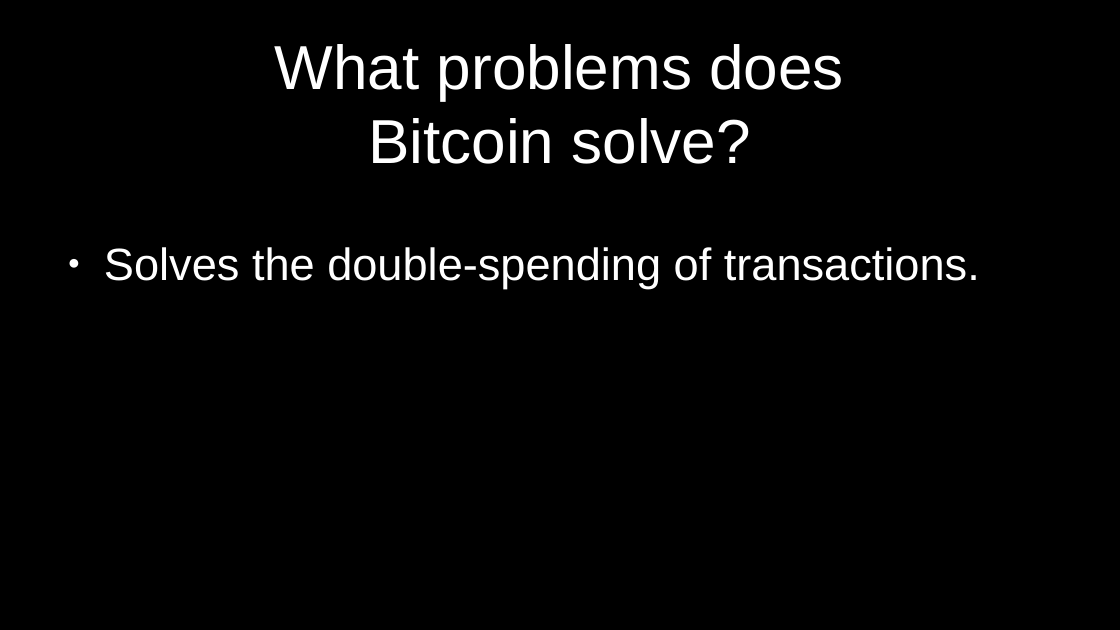
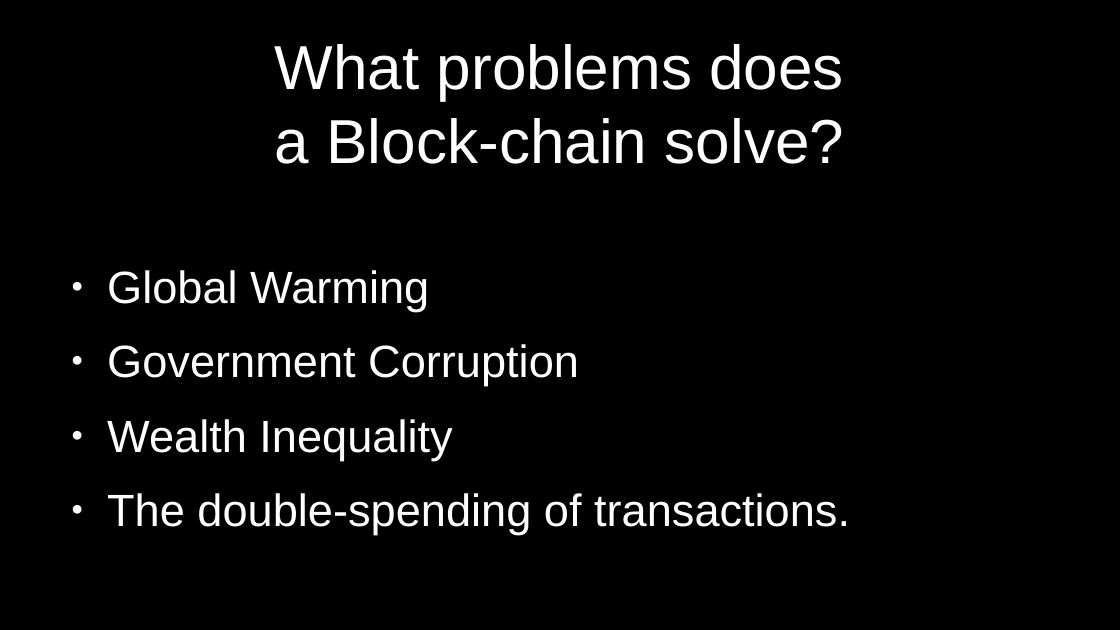
Before and after one commit to cmdruid/bitcoin-programming, a slide deck: slide 4 of slides/bitcoin-whitepaper-review.odp. Drawn at 1120x630 pixels with LibreOffice and Linux fonts; fonts in the diff are those of the drawing. Boxes give left, top, right and bottom in pixels: in the first picture for what was removed or moved away, otherwise in the second. Text is boxed around its words. In the diff, an @@ line names an element or a change of style, - is before the commit and + after.

```diff
--- a/slides/bitcoin-whitepaper-review.odp
+++ b/slides/bitcoin-whitepaper-review.odp
@@ title at [275, 44, 844, 164]: text changed @@
-What problems does
-Bitcoin solve?
+What problems does
+a Block-chain solve?
@@ text at [107, 270, 850, 534]: text changed @@
-● Solves the double-spending of transactions.
+● Global Warming
+● Government Corruption
+● Wealth Inequality
+● The double-spending of transactions.
```
Also in this commit, not shown: 1 other slide changed, 1 slide added, 1 slide removed, 11 other files.
